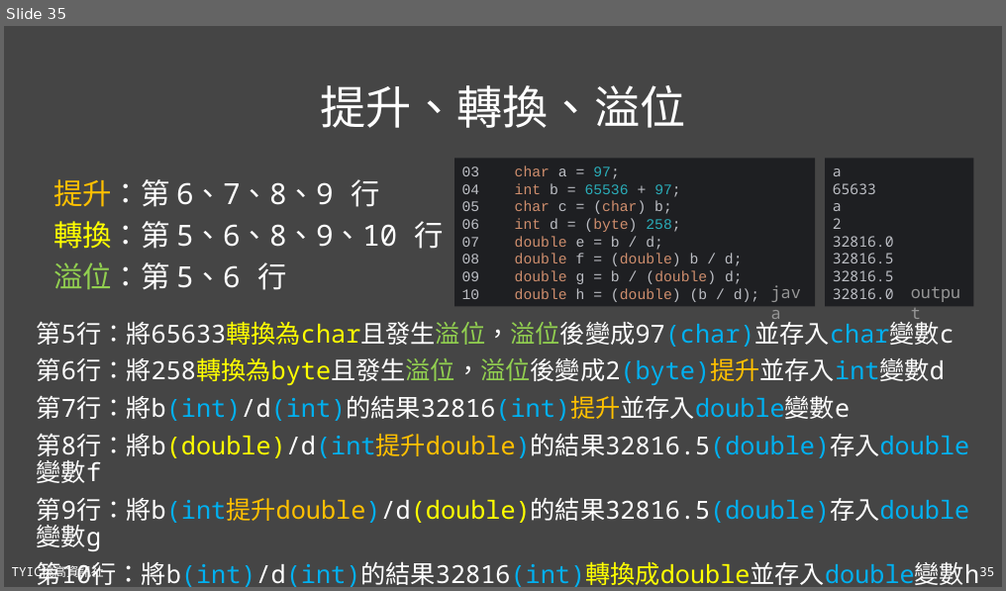
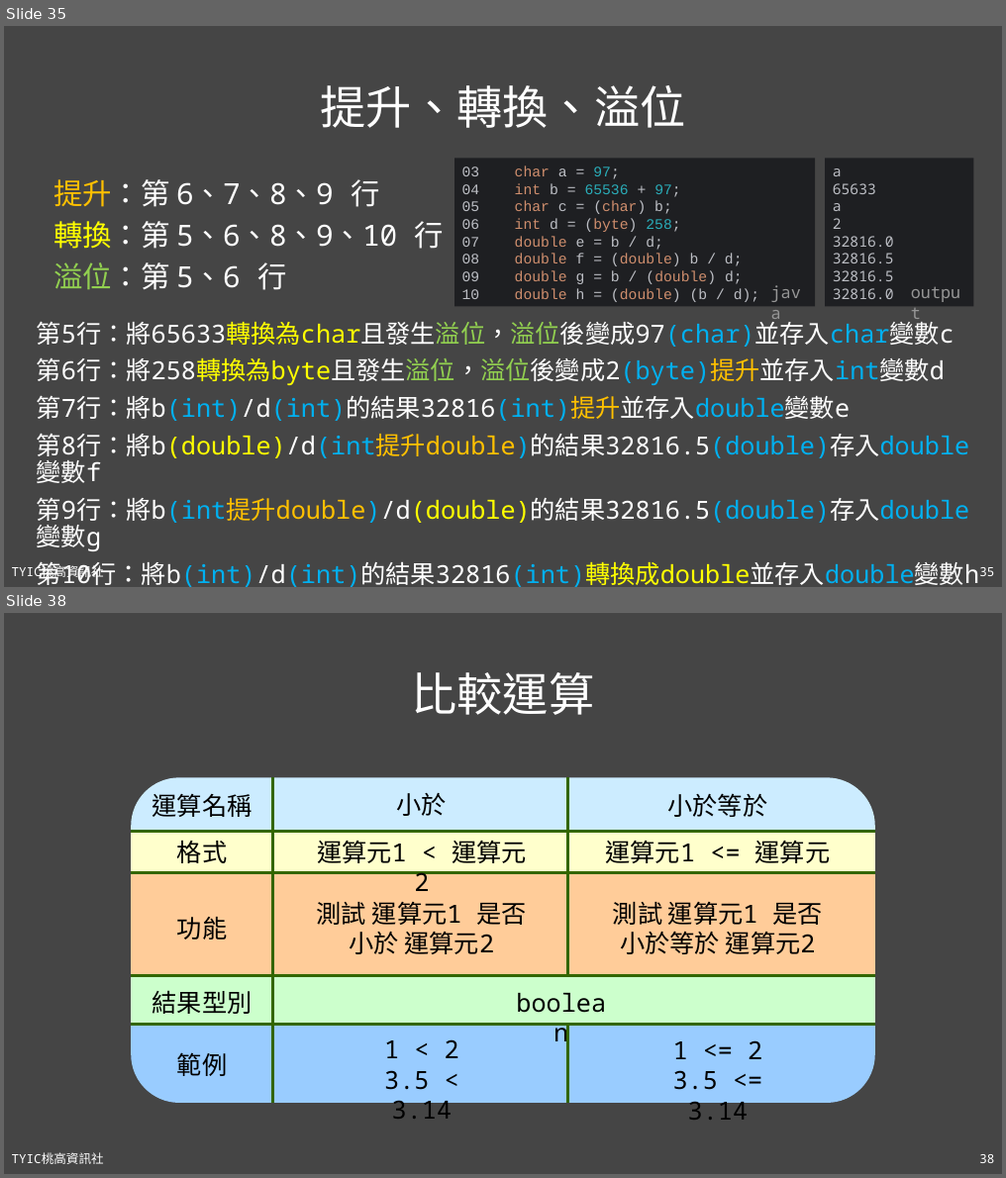
Before and after one commit to TYSHIC/slides, a slide deck: powerpoint/04_初探Java.pptx. Shown one above the other, each under a label of ours: slide 35 before the commit, slides 35 and 38 after it; the slides between them are not shown. The pictures are 1006x591 and 1006x1178 pixels, drawn with LibreOffice and Linux fonts; fonts in the diff are those of the drawing. Boxes give left, top, right and bottom in pixels: in the first picture for what was removed or moved away, otherwise in the second. Text is boxed around its words. In the diff, an @@ line names an element or a change of style, - is before the commit and + after.

Commit message:
04_boolean_operation

```diff
--- a/powerpoint/04_初探Java.pptx
+++ b/powerpoint/04_初探Java.pptx
@@ slide 38 added at [4, 613, 1002, 1174], background #454545; not listed: 2 template elements that a slide beside it also shows @@
@@ title added at [411, 672, 594, 715], 44 pt, text #FFFFFF @@
+比較運算
@@ group added at [132, 777, 875, 1120]: 14 texts, 7 lines, 5 freeform shapes @@
+運算元1 <= 運算元2
+小於等於
+1 <= 2
+3.5 <= 3.14
+boolean
+小於
+1 < 2
+3.5 < 3.14
+測試 運算元1 是否
+小於 運算元2
+運算元1 < 運算元2
+運算名稱
+範例
+結果型別
+功能
+格式
+測試 運算元1 是否
+小於等於 運算元2
```
Also in this commit, not shown: 7 slides changed, 3 other slides added, 4 other files.
